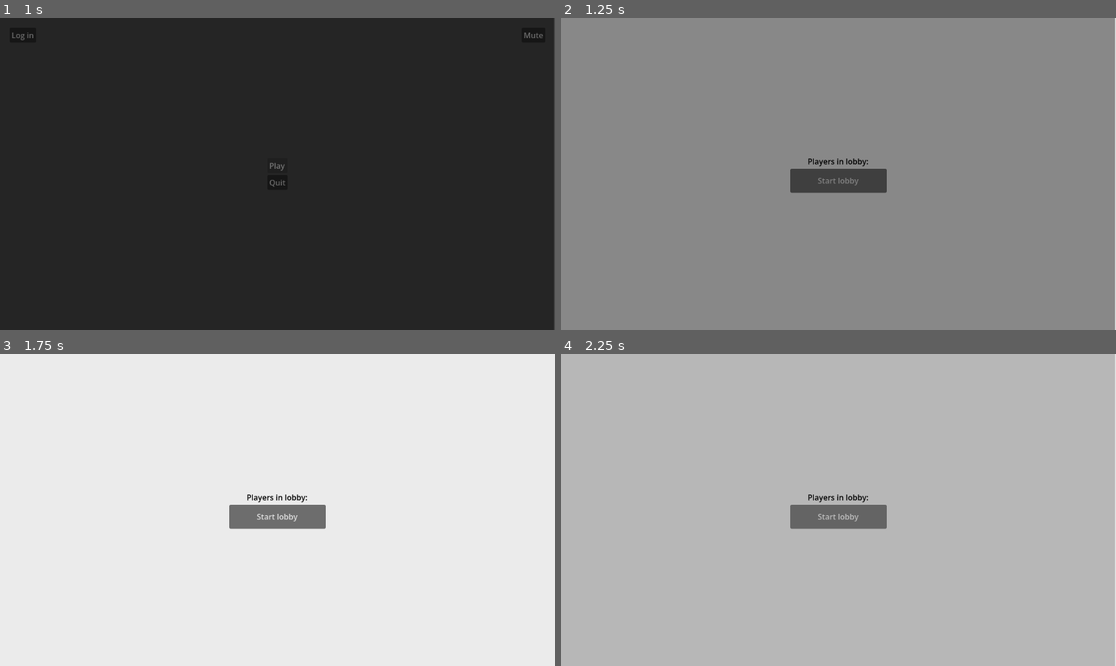
Above: before the commit, frames 1-4 (two rows, left to right).
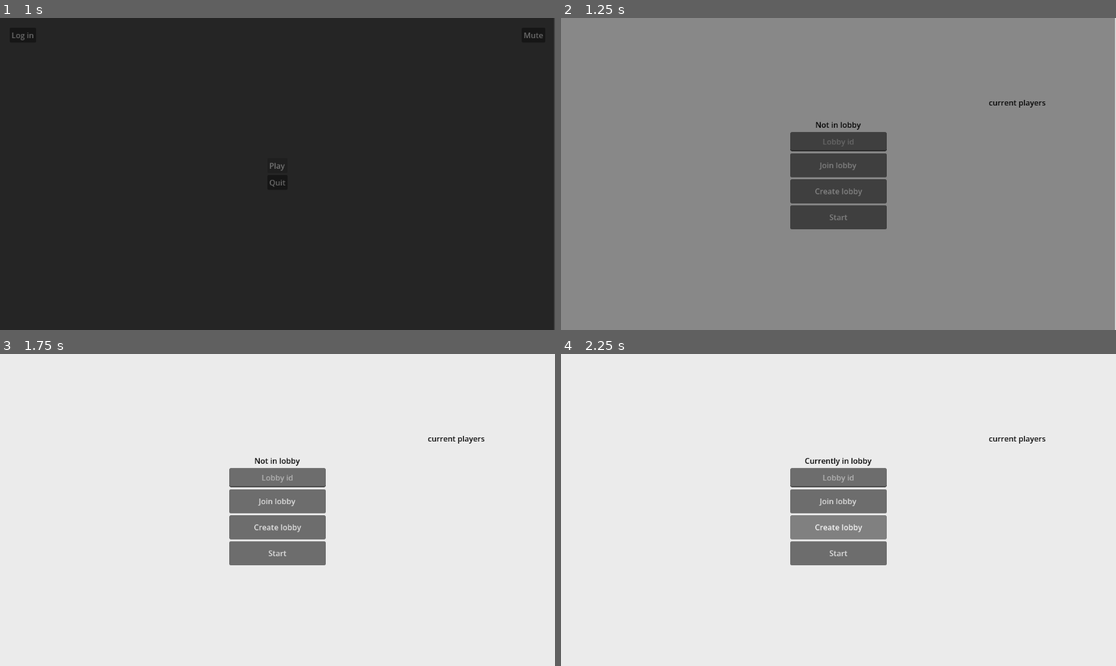
Above: after the commit, the same moments.

Repository: Thijs987/pse_onlycode
Game: Godot game, scene res://Scenes/StartMenu.tscn
Two runs of this game, one before a commit and one after it. Both use one fixed random seed, a clock stepped at 60 frames per second and the inputs below.
Inputs (mouse positions are in pixels of both pictures, inside the frame that each line leads up to):
- Up to frame 1 (1 s): click "Play" at 0.5 s
- Up to frame 2 (1.25 s): no input
- Up to frame 3 (1.75 s): click (277, 500) at 1.25 s, where only the run after the commit has a clickable "Join lobby"
- Up to frame 4 (2.25 s): click (838, 525) at 2 s, where only the run after the commit has a clickable "Create lobby"

Frame 1 is identical in both runs. In frame 2, 4.2% of the frame differs, in the area x 41-88%, y 26-68%; in frame 3, 4.3%; in frame 4, 99%, in the area x 0-100%, y 0-100%.
Error in both runs: Invalid access to property or key 'lobbyId' on a base object of type 'Nil'. (res://Scripts/GodotToServer/GSHTTP.gd:63)

Commit message:
Made some changes to lobby

Diff:
--- a/Frontend/Scenes/MultiLobby.tscn
+++ b/Frontend/Scenes/MultiLobby.tscn
@@ -5,7 +5,7 @@
 [sub_resource type="LabelSettings" id="LabelSettings_q72hu"]
 font_color = Color(0.012617188, 0.012617188, 0.012617188, 1)
 
-[node name="MultiLobby" type="Control" unique_id=1520286451 node_paths=PackedStringArray("start_lobby_button")]
+[node name="MultiLobby" type="Control" unique_id=1520286451 node_paths=PackedStringArray("create_lobby_button", "join_lobby_button", "start_lobby_button")]
 layout_mode = 3
 anchors_preset = 15
 anchor_right = 1.0
@@ -14,7 +14,9 @@
 grow_vertical = 2
 script = ExtResource("1_tj0e8")
 game_scene = &"uid://qekpyka670e2"
-start_lobby_button = NodePath("VBoxContainer/HBoxContainer/Button")
+create_lobby_button = NodePath("VBoxContainer/HBoxContainer/CreateLobby")
+join_lobby_button = NodePath("VBoxContainer/HBoxContainer4/JoinLobby")
+start_lobby_button = NodePath("VBoxContainer/HBoxContainer5/StartLobby")
 
 [node name="ColorRect" type="ColorRect" parent="." unique_id=263633729]
 layout_mode = 0
@@ -40,18 +42,59 @@
 size_flags_horizontal = 4
 size_flags_vertical = 4
 
-[node name="Label" type="Label" parent="VBoxContainer/HBoxContainer2" unique_id=931800321]
+[node name="CurrentlyInLobby" type="Label" parent="VBoxContainer/HBoxContainer2" unique_id=931800321]
 layout_mode = 2
-text = "Players in lobby:"
+text = "Not in lobby"
 label_settings = SubResource("LabelSettings_q72hu")
 horizontal_alignment = 1
+
+[node name="HBoxContainer3" type="HBoxContainer" parent="VBoxContainer" unique_id=294298922]
+layout_mode = 2
+size_flags_horizontal = 4
+size_flags_vertical = 4
+
+[node name="LineEdit" type="LineEdit" parent="VBoxContainer/HBoxContainer3" unique_id=1274674973]
+custom_minimum_size = Vector2(200, 40)
+layout_mode = 2
+placeholder_text = "Lobby id"
+alignment = 1
+
+[node name="HBoxContainer4" type="HBoxContainer" parent="VBoxContainer" unique_id=1678212418]
+layout_mode = 2
+size_flags_horizontal = 4
+size_flags_vertical = 4
+
+[node name="JoinLobby" type="Button" parent="VBoxContainer/HBoxContainer4" unique_id=189700080]
+custom_minimum_size = Vector2(200, 50)
+layout_mode = 2
+text = "Join lobby"
 
 [node name="HBoxContainer" type="HBoxContainer" parent="VBoxContainer" unique_id=711806622]
 layout_mode = 2
 size_flags_horizontal = 4
 size_flags_vertical = 4
 
-[node name="Button" type="Button" parent="VBoxContainer/HBoxContainer" unique_id=1151753198]
+[node name="CreateLobby" type="Button" parent="VBoxContainer/HBoxContainer" unique_id=1151753198]
 custom_minimum_size = Vector2(200, 50)
 layout_mode = 2
-text = "Start lobby"
+text = "Create lobby"
+
+[node name="HBoxContainer5" type="HBoxContainer" parent="VBoxContainer" unique_id=835635725]
+layout_mode = 2
+size_flags_horizontal = 4
+size_flags_vertical = 4
+
+[node name="StartLobby" type="Button" parent="VBoxContainer/HBoxContainer5" unique_id=1364728254]
+custom_minimum_size = Vector2(200, 50)
+layout_mode = 2
+text = "Start"
+
+[node name="LobbyList" type="Label" parent="." unique_id=163780912]
+layout_mode = 0
+offset_left = 842.0
+offset_top = 164.0
+offset_right = 1053.0
+offset_bottom = 187.0
+text = "current players"
+label_settings = SubResource("LabelSettings_q72hu")
+horizontal_alignment = 1
--- a/Frontend/Scripts/GodotToServer/Controller.gd
+++ b/Frontend/Scripts/GodotToServer/Controller.gd
@@ -7,7 +7,7 @@
 # This function will get access to the message sent by the server
 signal message_updated(msg)
 
-var PId := ""
+var PId := "Player_1" #SHOULD CHANGE THIS BACK TO ""
 
 var Last_Message := {}
 var Last_Data := {}
--- a/Frontend/Scripts/Menus/MultiLobby.gd
+++ b/Frontend/Scripts/Menus/MultiLobby.gd
@@ -1,21 +1,60 @@
 extends Control
 
+@onready var lobby_input: LineEdit = $VBoxContainer/HBoxContainer3/LineEdit
+@onready var in_lobby: Label = $VBoxContainer/HBoxContainer2/CurrentlyInLobby
+@onready var lobby_list: Label = $LobbyList
+
 @export var game_scene: StringName = &""
+@export var create_lobby_button: Button
+@export var join_lobby_button: Button
 @export var start_lobby_button: Button
 
+var player_list = ["", "", "", ""]
+var player_count = 0
 var match_started = false
+var lobby_id
 
 # Called when the node enters the scene tree for the first time.
 func _ready() -> void:
-	start_lobby_button.pressed.connect(_on_start_lobby)
+	create_lobby_button.pressed.connect(_on_create_lobby)
+	join_lobby_button.pressed.connect(_on_join_lobby)
 	controller.message_updated.connect(_on_message)
 
 func _on_message(msg):
-	if msg["action"] == "MATCH_STARTED" and match_started == false:
-		SceneLoader.load_scene(game_scene)
+	#if msg["action"] == "MATCH_STARTED" and match_started == false:
+		#SceneLoader.load_scene(game_scene)
+	if msg["action"] == "PLAYER_JOINED":
+		if msg["playerId"] == controller.PId:
+			player_list[player_count] = controller.PId + "\n"
+			player_count += 1
+			update_lobby_list()
+		else:
+			print("Another player joined")
+			player_list[player_count] = msg["playerId"] + "\n"
+			player_count += 1
+			update_lobby_list()
+	elif msg["action"] == "ERROR":
+		if msg["playerId"] == controller.PId:
+			print("ik poep in mijn broek")
+
 
 # Called every frame. 'delta' is the elapsed time since the previous frame.
-func _on_start_lobby() -> void:
+func _on_create_lobby() -> void:
+	controller.Create_Lobby(controller.PId)
+	in_lobby.text = "Currently in lobby"
+
 	match_started = true
-	controller.Start_Match(controller.PId)
-	SceneLoader.load_scene(game_scene)
+
+
+func _on_join_lobby() -> void:
+	lobby_id = lobby_input.text
+	if lobby_id:
+		controller.Join_Lobby(lobby_id, controller.PId)
+
+	in_lobby.text = "Currently in lobby"
+	match_started = true
+
+func update_lobby_list() -> void:
+	lobby_list.text = "Current players:\n"
+	for i in range(player_count):
+		lobby_list.text += player_list[i]
--- a/Frontend/Scripts/Menus/StartMenu.gd
+++ b/Frontend/Scripts/Menus/StartMenu.gd
@@ -26,7 +26,6 @@
 # Play button (Not yet with the right path!!!)
 func _on_play_button_pressed() -> void:
 	# Need to change this to real lobby page location
-	controller.Create_Lobby("Player_1")
 	SceneLoader.load_scene(multi_lobby)
 
 # Quit button
